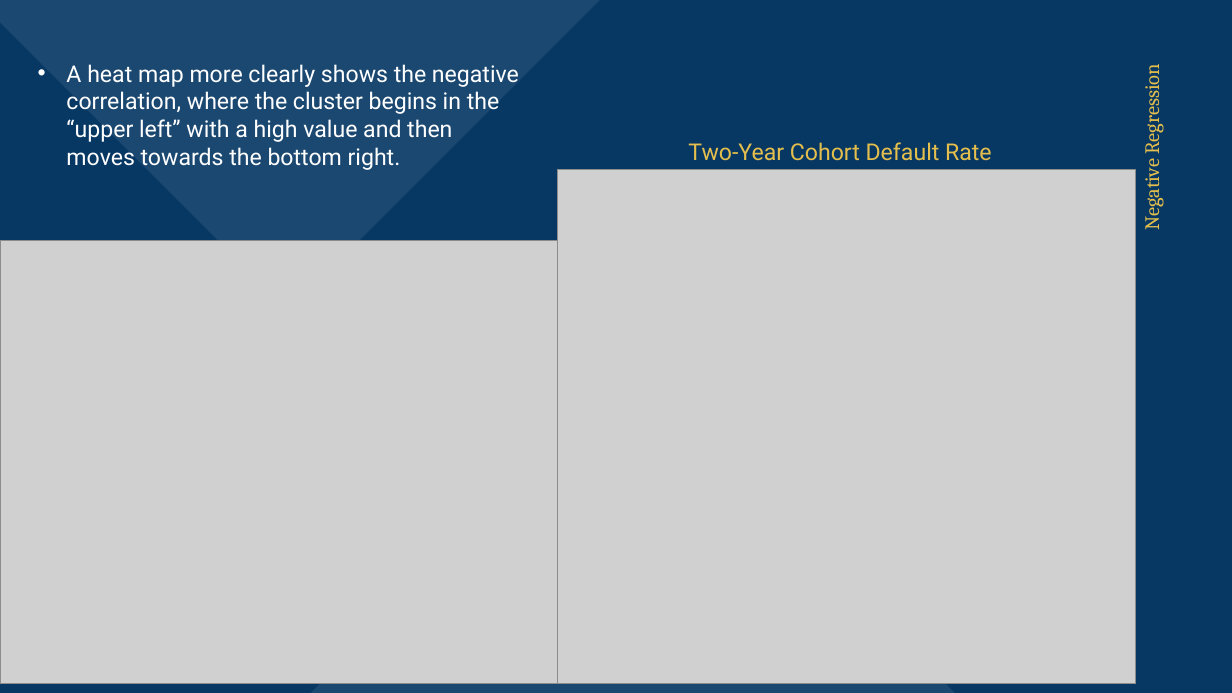
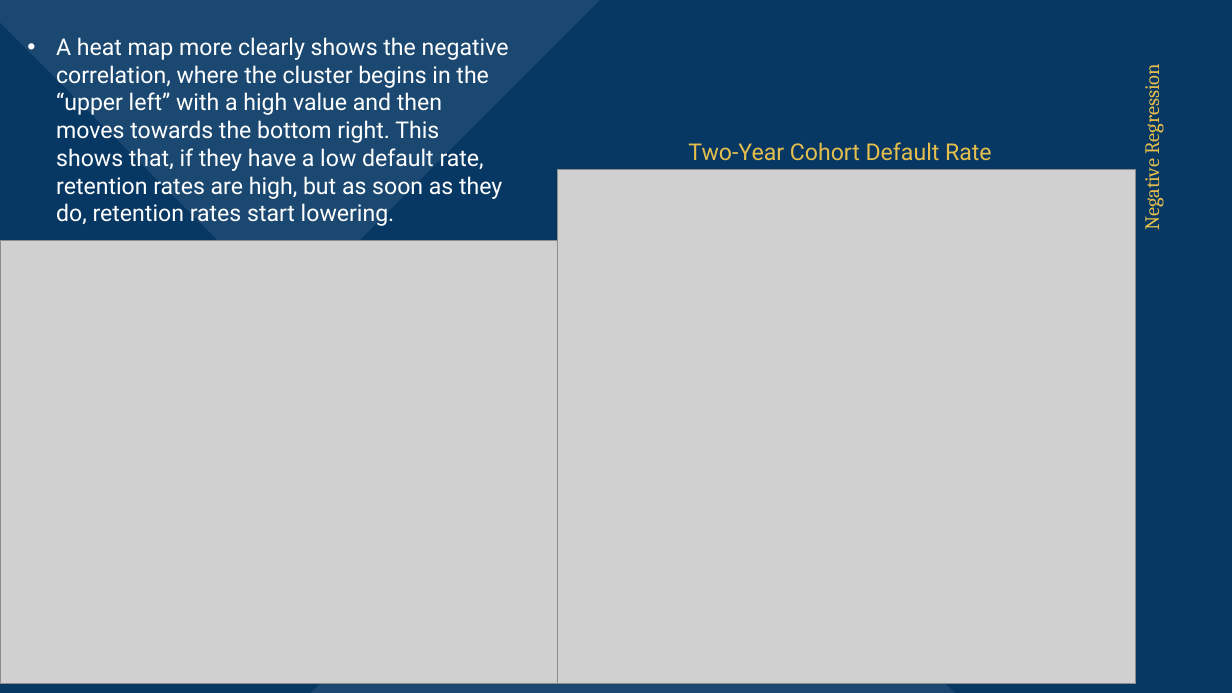
Before and after one commit to dimmediato/College_Scorecard_Data, a slide deck: slide 16 of Powerpoint/Slide Version.pptx. Drawn at 1232x693 pixels with LibreOffice and Linux fonts; fonts in the diff are those of the drawing; grey boxes stand for pictures. Boxes give left, top, right and bottom in pixels: in the first picture for what was removed or moved away, otherwise in the second. Text is boxed around its words. In the diff, an @@ line names an element or a change of style, - is before the commit and + after.

```diff
--- a/Powerpoint/Slide Version.pptx
+++ b/Powerpoint/Slide Version.pptx
@@ text at (56,37,509,226): text changed @@
-• A heat map more clearly shows the negative correlation, where the cluster begins in the “upper left” with a high value and then moves towards the bottom right.
+• A heat map more clearly shows the negative correlation, where the cluster begins in the “upper left” with a high value and then moves towards the bottom right. This shows that, if they have a low default rate, retention rates are high, but as soon as they do, retention rates start lowering.
```
Also in this commit, not shown: 2 other slides changed.
